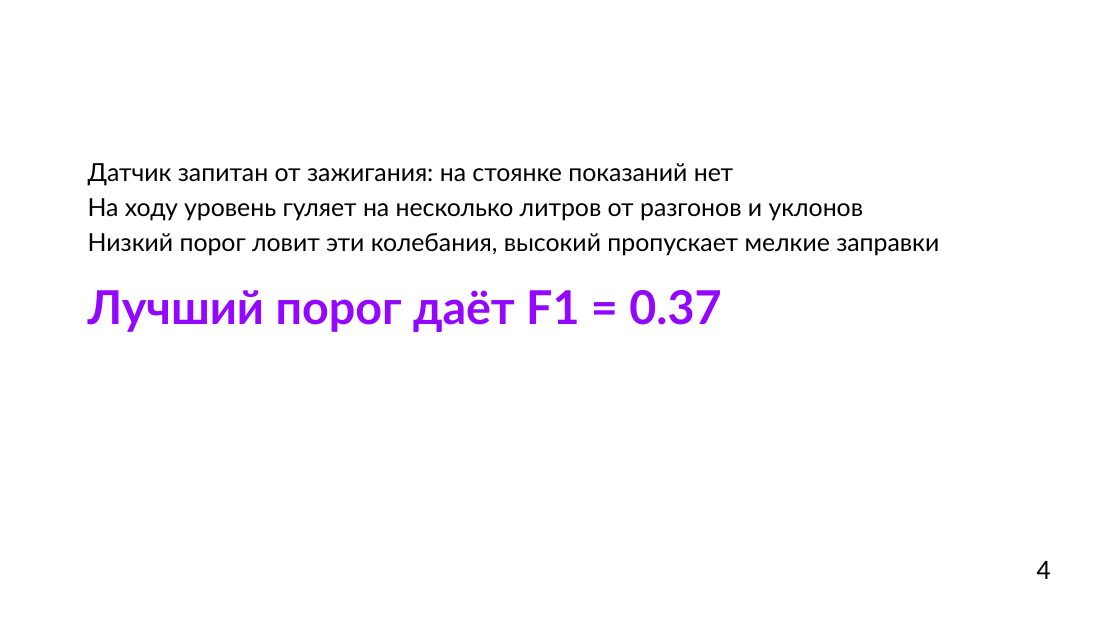
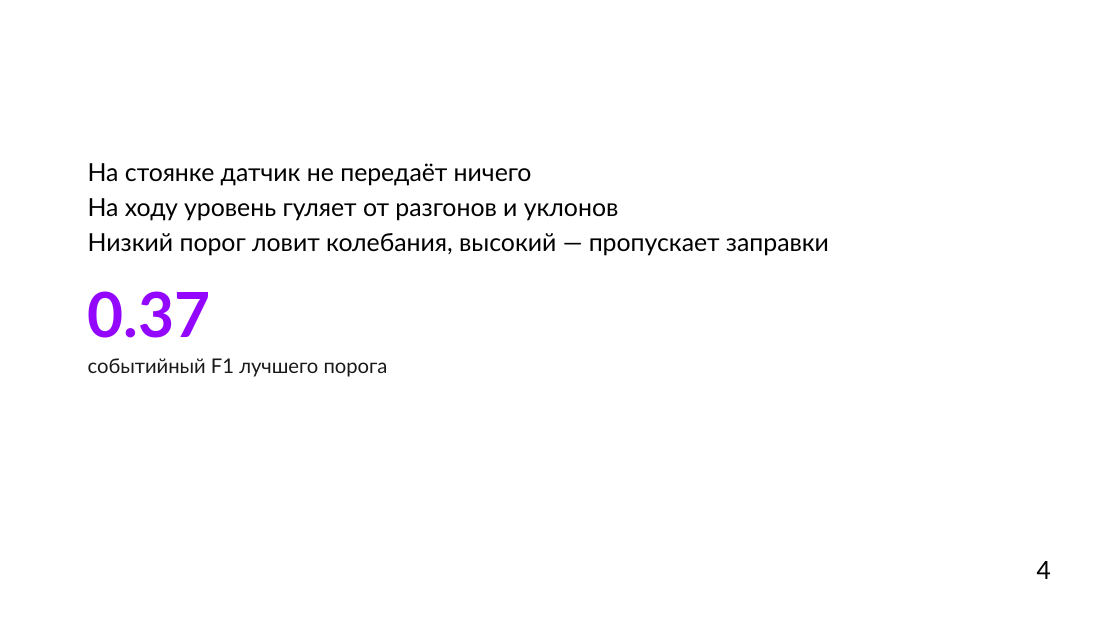
Before and after one commit to hehehelp123/fuel-refuel-lab, a slide deck: slide 4 of Лаба_заправки.pptx. Drawn at 1120x630 pixels with LibreOffice and Linux fonts; fonts in the diff are those of the drawing; background and template pictures are left out. Boxes give left, top, right and bottom in pixels: in the first picture for what was removed or moved away, otherwise in the second. Text is boxed around its words. In the diff, an @@ line names an element or a change of style, - is before the commit and + after.

```diff
--- a/Лаба_заправки.pptx
+++ b/Лаба_заправки.pptx
@@ text at box(88, 163, 829, 377): text changed @@
-Датчик запитан от зажигания: на стоянке показаний нет
-На ходу уровень гуляет на несколько литров от разгонов и уклонов
-Низкий порог ловит эти колебания, высокий пропускает мелкие заправки
-Лучший порог даёт F1 = 0.37
+На стоянке датчик не передаёт ничего
+На ходу уровень гуляет от разгонов и уклонов
+Низкий порог ловит колебания, высокий — пропускает заправки
+0.37
+событийный F1 лучшего порога
```
Also in this commit, not shown: 12 other slides changed, 1 slide added, 2 slides removed, 10 other files.
